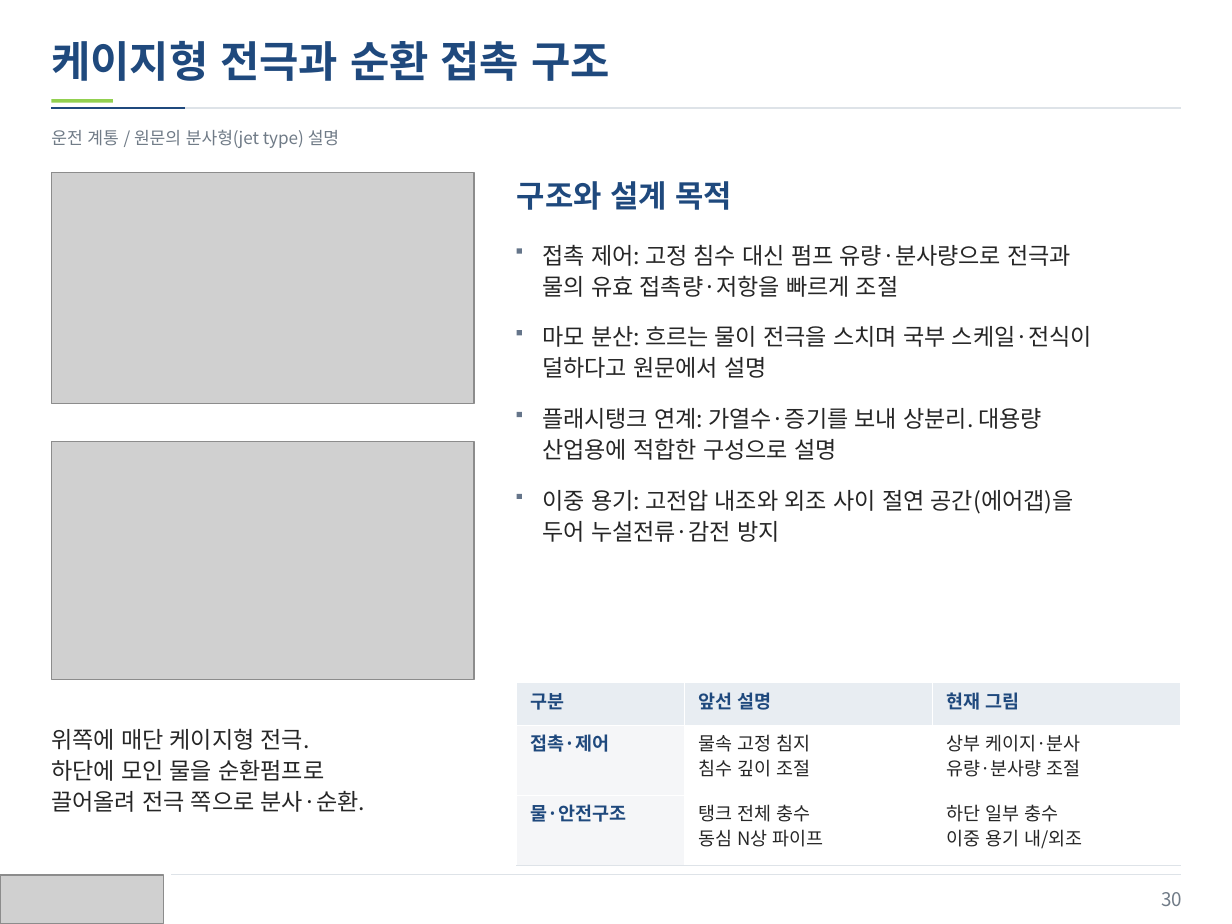
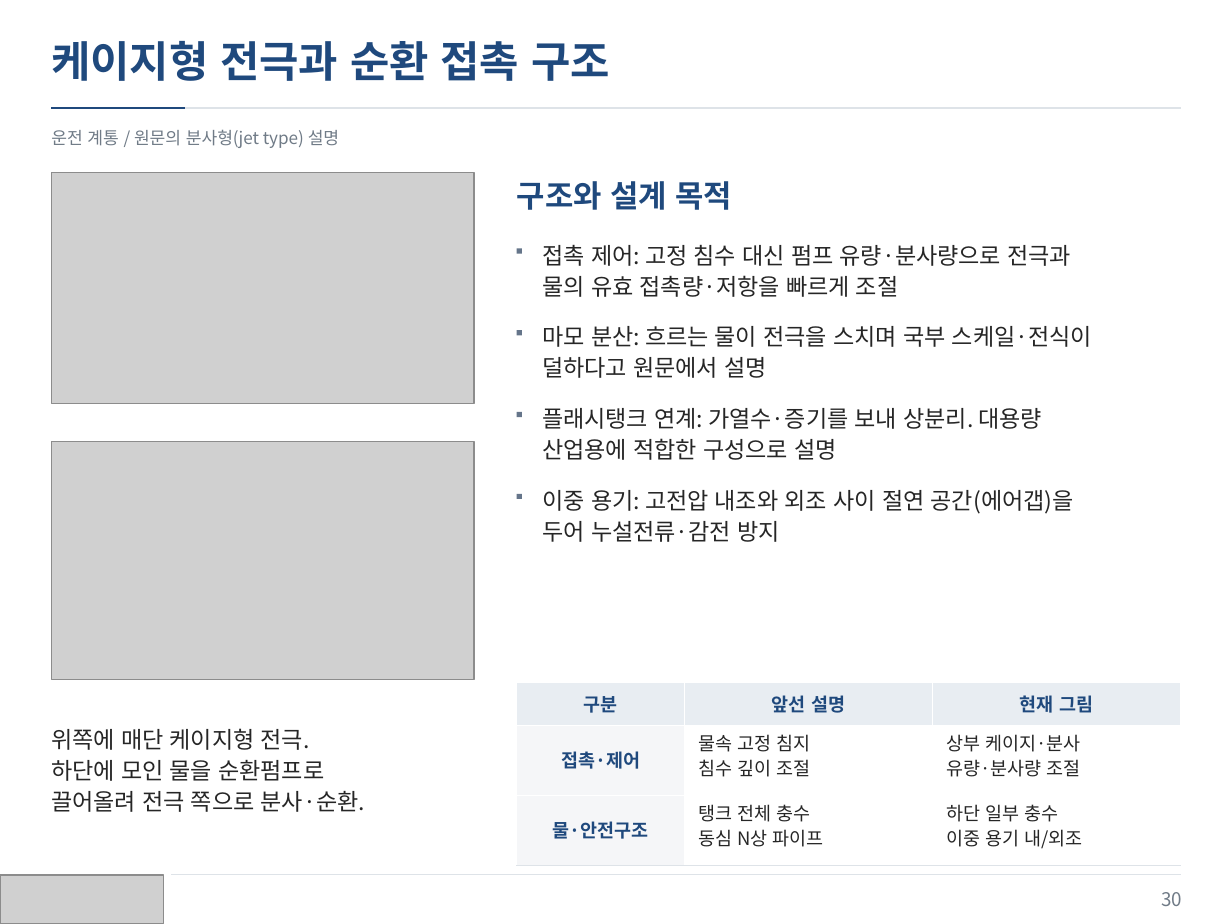
Before and after one commit to jskang5000-arch/my-PPT, a slide deck: slide 30 of KITECH_Boiler.pptx. Drawn at 1232x924 pixels with LibreOffice and Linux fonts; fonts in the diff are those of the drawing; grey boxes stand for pictures. Boxes give left, top, right and bottom in pixels: in the first picture for what was removed or moved away, otherwise in the second. Text is boxed around its words. In the diff, an @@ line names an element or a change of style, - is before the commit and + after.

Commit message:
Remove green accents and center table category labels

```diff
--- a/KITECH_Boiler.pptx
+++ b/KITECH_Boiler.pptx
@@ rectangle removed at <box>52,100,113,103</box> @@
@@ table at <box>516,683,1179,866</box> @@
@@ alignment left to centre @@
```
Also in this commit, not shown: 33 other slides changed.
